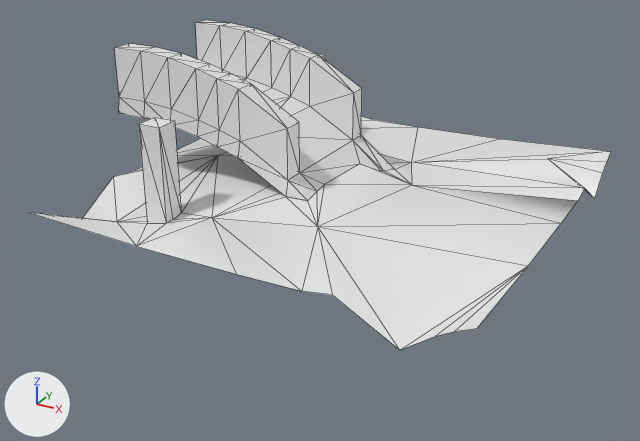
Before and after pictures for a commit that changed the glTF model Rogue-Robots/Assets/Models/ModularBlocks/FloorBridge1_Col.gltf.
Both versions are drawn from a 50 mm camera at (4.41, -8.64, 4.43) aimed at (-0.14, -0.35, 0.29). Every picture has the same lights, and +X, +Y and +Z are marked at lower left. Mesh edges are drawn as thin lines. Vertices at the same position are counted once.

Script lines for the objects in view, before the commit:
```python
me_scene_016 = bpy.data.meshes.new('Scene.016')
me_scene_016.from_pydata(...)  # 160 vertices, 284 faces; spans x -2.54..2.5, y -2.5..2.5, z 0.31..2.18
ob_floorbridge1_col = bpy.data.objects.new('FloorBridge1_Col', me_scene_016)
ob_floorbridge1_col.location = (0.0, 0.0, 0.0)
```
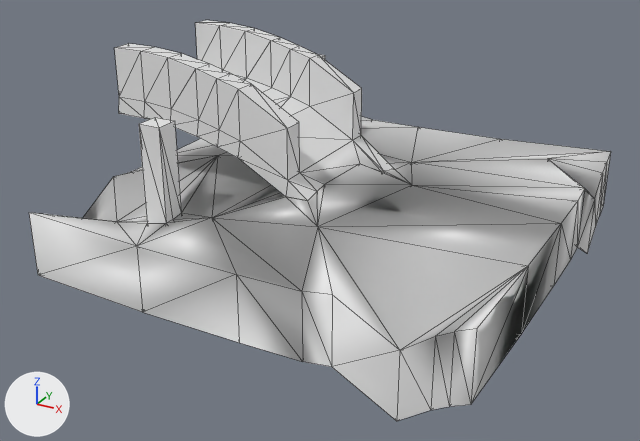
The change, as a list of edits to the scene's bpy script:
```text
Change me_scene_016:
    used by ob_floorbridge1_col; location = (0.0, 0.0, 0.0)
    remove me_scene_016.from_pydata(...)  # 160 vertices, 284 faces; spans x -2.54..2.5, y -2.5..2.5, z 0.31..2.18
    add me_scene_016.from_pydata(...)  # 224 vertices, 570 faces; spans x -2.54..2.5, y -2.5..2.5, z -0.44..2.18
    me_scene_016 part 1
    54 new vertices lie (0.0, 0.0, -0.75) away from vertices in x -2.5..2.5, y -2.5..2.5, z 0.31..0.85
    10 new vertices lie (0.0, 0.0, -0.74) away from vertices in x -2.5..2.5, y -2.5..2.5, z 0.61..0.79
    286 new faces join them
```

Where the change shows, as pixel boxes [x1, y1, x2, y2] in the pictures (640 x 441 px):
'FloorBridge1_Col', reshaped (21% taller): before [32, 20, 611, 350]; after [29, 20, 611, 421]
part 1 of me_scene_016, added: after [29, 153, 611, 421]
